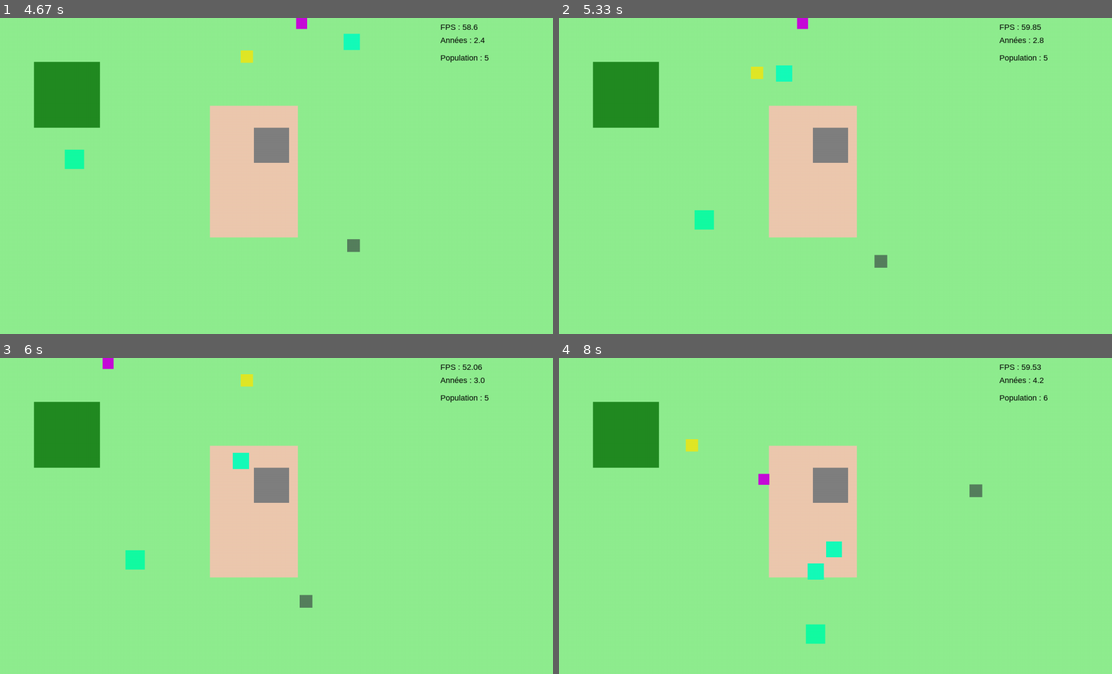
Above: before the commit, frames 1-4 (two rows, left to right).
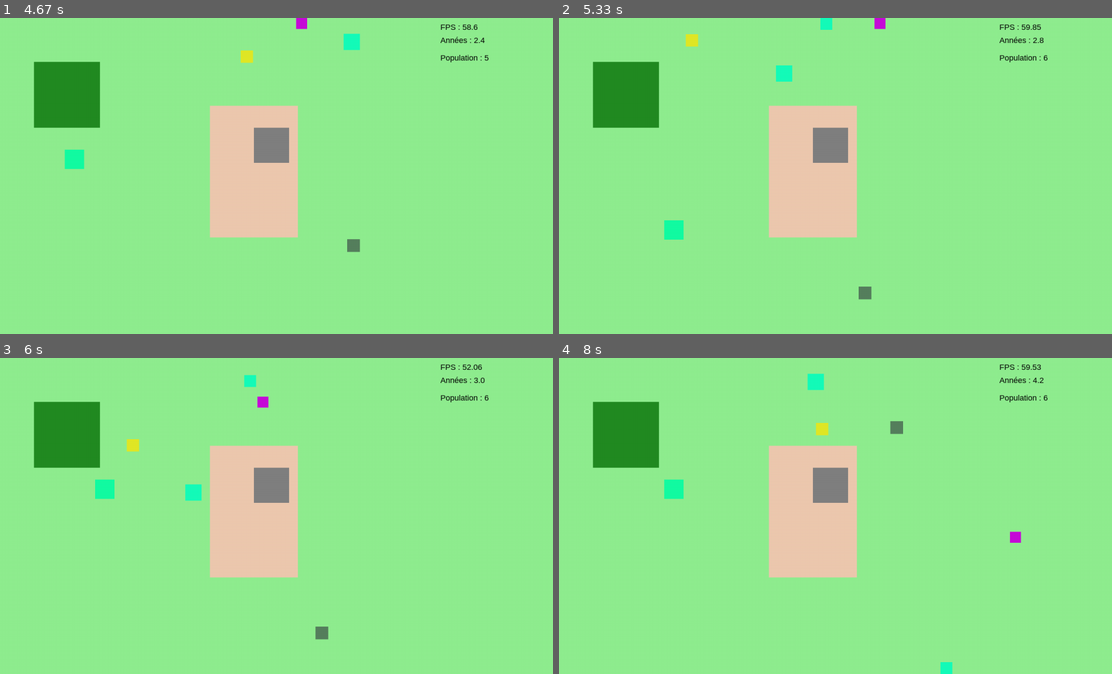
Above: after the commit, the same moments.

Repository: mea-me/ProjetS2-2026-CMI
Game: pygame game, started from src/prototypePy/main.py
The game is run twice, just before and just after one commit, with the same random seed, the same clock (stepped at 60 frames per second) and the same inputs.
Inputs:
- Up to frame 1 (4.67 s): tap Enter at 0.33, 0.67, 1.07, 1.37, 1.57, 1.9, 2.2, 2.4, 2.7, 2.97, 3.3, 3.6, 3.73, 4.13, 4.43 s
- Up to frame 2 (5.33 s): tap Enter at 4.8, 5.2 s
- Up to frame 3 (6 s): tap Enter at 5.5, 5.7 s
- Up to frame 4 (8 s): tap Enter at 6, 6.2, 6.53, 6.83, 7.03, 7.33, 7.6, 7.93 s

Frame 1 is identical in both runs. In frame 2, 1.1% of the frame differs, in the area x 19-89%, y 0-90%; in frame 3, 1.3%; in frame 4, 1.5%, in the area x 19-84%, y 4-100%.

Commit message:
feat suivi espece

Diff:
--- a/src/prototypePy/main.py
+++ b/src/prototypePy/main.py
@@ -26,12 +26,14 @@
         a = individu1.genome.get_val(k)
         b = individu2.genome.get_val(k)
         if dico_alleles[k][5] == "int":
-            t += abs((a-b)/((a+b)/2))
+            if not a+b == 0:
+                t += abs((a-b)/((a+b)/2))
 
         if k == "couleur":
             t_bis = 0
             for i in range(3):
-                t_bis += abs((a[i]-b[i])/((a[i]+b[i])/2))
+                if not a[i] + b[i] == 0:
+                    t_bis += abs((a[i]-b[i])/((a[i]+b[i])/2))
 
             t += t_bis/3
 
@@ -40,7 +42,7 @@
 
 
 def NouvelleEspecePointDInterrogation(popu):
-    '''renvoie un agent si les conditions requises pour une nouvelle espece sont vraies, None sinon
+    '''renvoie un agent si les conditions requises pour une nouvelle espece sont atteintes, None sinon
     arg : popu est la liste population mais ne contenant que des individus d'une meme espece'''
     deja_teste = []
     for agent in popu:
@@ -54,13 +56,12 @@
                 if agent != agent_bis and moyenne_des_differences(agent,agent_bis)>0.25:
                     differents += 1
 
-            if len(popu)>8 and similaires >= len(popu)/4 and differents >= len(popu)/2:
+            if len(popu)>4 and similaires >= len(popu)/4 and differents >= len(popu)/2:
                 return agent
             else:
                 deja_teste.append(agent)
 
     return None
-
 
 
 
@@ -108,6 +109,10 @@
 
 
 grenouille = Espece(0,0)
+
+liste_especes = [grenouille]
+#     clé : espece;0 : parent ; 1 : date d'apparition
+suivi_espece = {0 : [None,0]}
 #---------------------------------------------------------------------------------------
 
 paused = False
@@ -154,10 +159,26 @@
         age += 1
         if age %300 == 0:
             grenouille.update()
-            if len(Population.populations)>1:
-                print(moyenne_des_differences(Population.populations[0],Population.populations[1]))
-            if NouvelleEspecePointDInterrogation(Population.populations) is not None:
-                print("content")
+            liste_especes_bis = liste_especes[:]
+            deja_fait = []
+            for e in liste_especes_bis:
+                if e.id_espece not in deja_fait:
+                    popu = []
+                    for indi in Population.populations:
+                        if indi.id_espece == e.id_espece:
+                            popu.append(indi)
+                    agent = NouvelleEspecePointDInterrogation(popu)
+                    if agent is not None:
+                        deja_fait.append(agent.id_espece)
+                        liste_especes.append(Espece(liste_especes[-1].id_espece + 1,age))
+                        suivi_espece[liste_especes[-1].id_espece] = [agent.id_espece,age]
+                        for indiv in popu:
+                            if moyenne_des_differences(agent,indi) <= 2:
+                                indiv.id_espece = liste_especes[-1].id_espece
+
+            print(suivi_espece)
+
+
         age_texte = font.render(f"Années : {round(age/60, 1)}", True, (0, 0, 0))
         screen.blit(age_texte, (W*0.8, 40))
 
--- a/src/prototypePy/structures/livings.py
+++ b/src/prototypePy/structures/livings.py
@@ -79,7 +79,7 @@
         temp2 = ind2.genome.get_val("température")
         hum1 = ind1.genome.get_val("humidité")
         hum2 = ind2.genome.get_val("humidité")
-        if ind1.age >= 180 and ind2.age >=180 and ind1.age <= 600 and ind2.age <= 600:
+        if ind1.age >= 60 and ind2.age >=60 and ind1.age <= 600 and ind2.age <= 600 and len(self.populations) < 200:
             if abs(env1[1]-temp1) < 5 and abs(env2[1]-temp2) < 5:
                 self.reproduction(ind1,ind2,world)
             elif abs(env1[1]-temp1) < 10 and abs(env2[1]-temp2) < 10:
